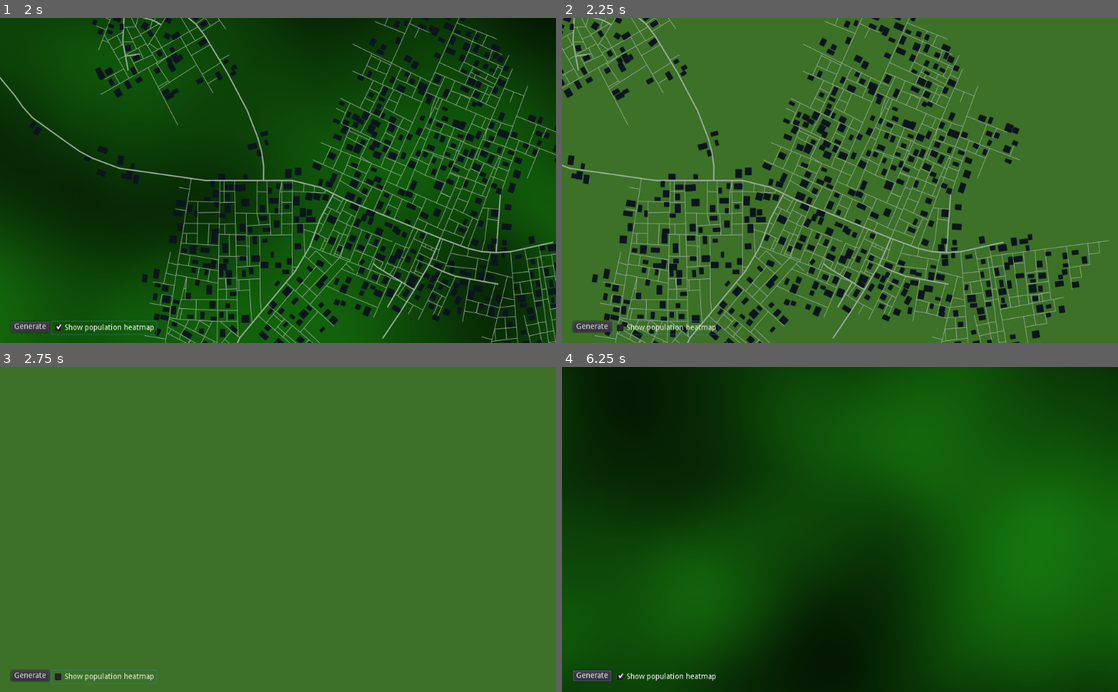
Above: before the commit, frames 1-4 (two rows, left to right).
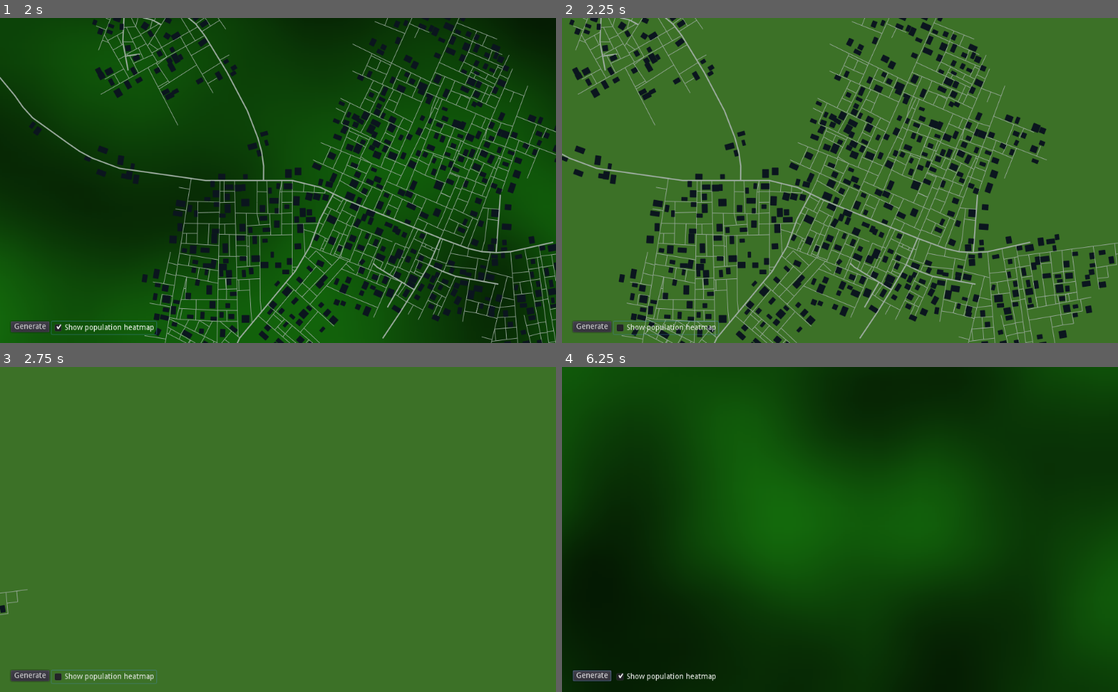
Above: after the commit, the same moments.

Repository: t-mw/citygen-godot
Game: Godot game, scene res://main.tscn
Same seed, same stepped clock (60 frames per second), same inputs: the game is played once before the commit and once after it.
Inputs (mouse positions are in pixels of both pictures, inside the frame that each line leads up to):
- Up to frame 1 (2 s): click "Generate" at 0.5 s; click "Show population heatmap" at 1.25 s
- Up to frame 2 (2.25 s): tap Enter at 2 s; move the mouse to (962, 164) at 2.02 s; hold Right (ui_right) from 2.03 s (still down); click (962, 164) at 2.17 s
- Up to frame 3 (2.75 s): keep holding Right (ui_right)
- Up to frame 4 (6.25 s): release Right (ui_right) at 2.75 s; drag from (728, 545) to (812, 594) at 2.77 s; tap Space at 3.5 s; move the mouse to (895, 458) at 3.52 s; hold Right (ui_right) 3.53-4.25 s; click (895, 458) at 3.67 s; drag from (812, 594) to (673, 480) at 4.27 s; move the mouse to (1006, 578) at 5.02 s; hold Left (ui_left) 5.03-5.75 s; click (1006, 578) at 5.17 s; tap Enter at 5.75 s; drag from (673, 480) to (756, 448) at 5.77 s

Frame 1 is identical in both runs. In frame 2, 29% of the frame differs, in the area x 0-100%, y 0-100%; in frame 3, less than 0.1%; in frame 4, 61%.

Commit message:
Pan with left mouse button

Diff:
--- a/scripts/camera.gd
+++ b/scripts/camera.gd
@@ -104,8 +104,7 @@
 
 func _unhandled_input( event ):
     if event is InputEventMouseButton:
-        if drag and\
-           event.button_index == BUTTON_RIGHT:
+        if drag and (event.button_index == BUTTON_LEFT || event.button_index == BUTTON_RIGHT):
             # Control by right mouse button.
             if event.pressed: __rmbk = true
             else: __rmbk = false
